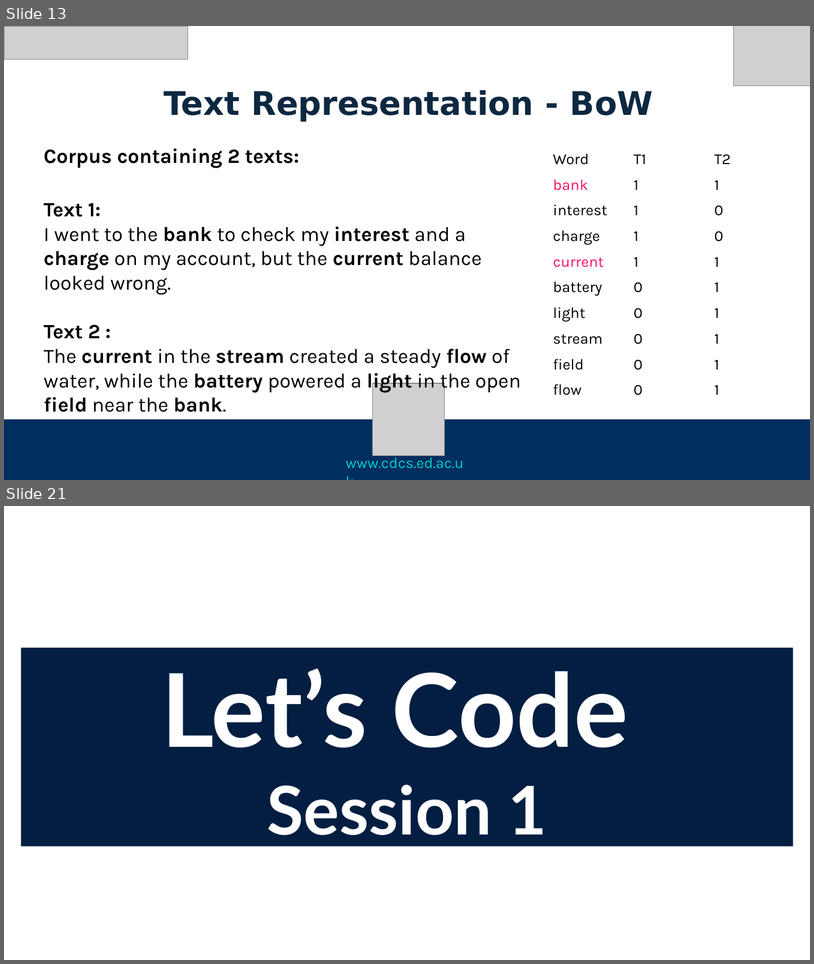
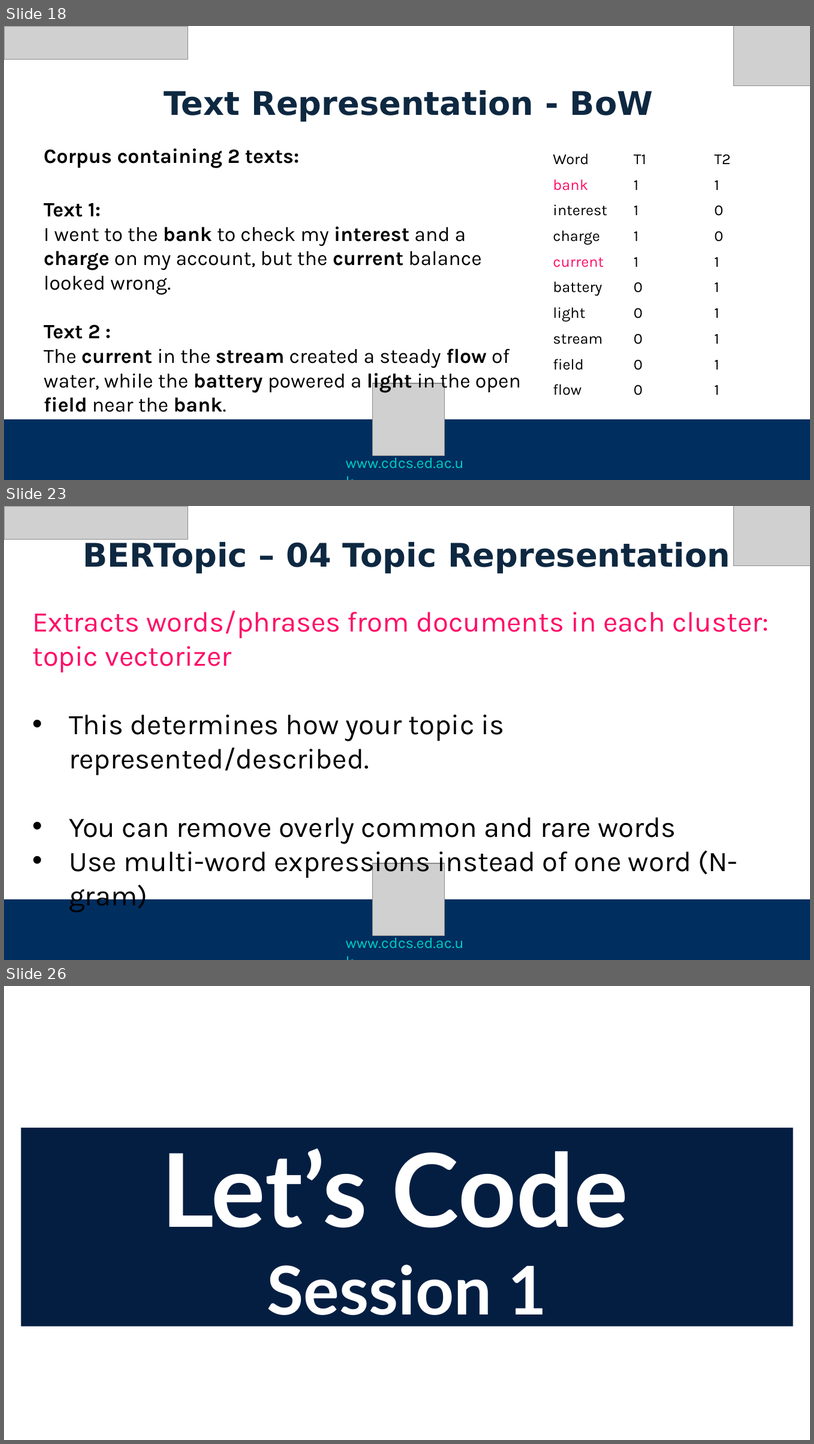
Before and after one commit to DCS-training/TopicModellingBert, a slide deck: Slides/TopicModelingBERT_W1_JL.pptx. Shown one above the other, each under a label of ours: slides 13 and 21 before the commit, slides 18, 23 and 26 after it; the slides between them are not shown. The pictures are 814x964 and 814x1444 pixels, drawn with LibreOffice and Linux fonts; fonts in the diff are those of the drawing; grey boxes stand for pictures; background and template pictures are left out. Boxes give left, top, right and bottom in pixels: in the first picture for what was removed or moved away, otherwise in the second. Text is boxed around its words. In the diff, an @@ line names an element or a change of style, - is before the commit and + after.

```diff
--- a/Slides/TopicModelingBERT_W1_JL.pptx
+++ b/Slides/TopicModelingBERT_W1_JL.pptx
@@ slide 23 added at (4, 506, 810, 960), background #FFFFFF @@
@@ picture added at (4, 506, 188, 539) @@
@@ picture added at (734, 506, 810, 566) @@
@@ text added at (83, 541, 731, 573), 32 pt, text #0E2841, bold @@
+BERTopic – 04 Topic Representation
@@ text added at (32, 610, 769, 912), 28 pt, text #000000 @@
+Extracts words/phrases from documents in each cluster:
+topic vectorizer
+• This determines how your topic is represented/described.
+• You can remove overly common and rare words
+• Use multi-word expressions instead of one word (N-gram)
@@ picture added at (373, 863, 445, 936) @@
@@ rectangle added at (4, 899, 810, 960), fill #002E5F @@
@@ text added at (346, 934, 464, 948), 14.9 pt, text #00CEC0 @@
+www.cdcs.ed.ac.uk
@@ what was slide 13 is now slide 18 @@
@@ what was slide 21 is now slide 26 @@
```
Also in this commit, not shown: 10 slides changed, 7 other slides added, 1 slide removed, 2 other files.
